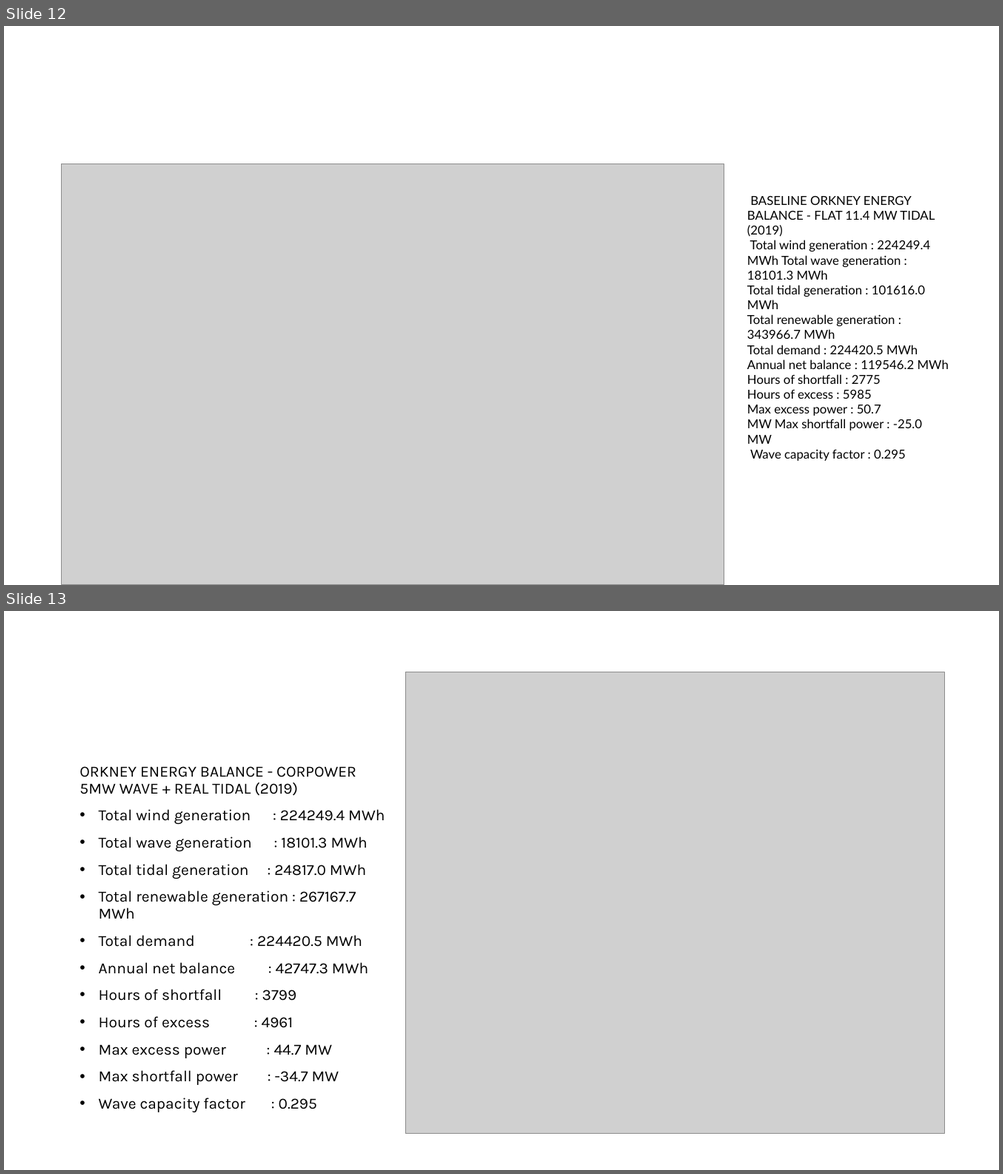
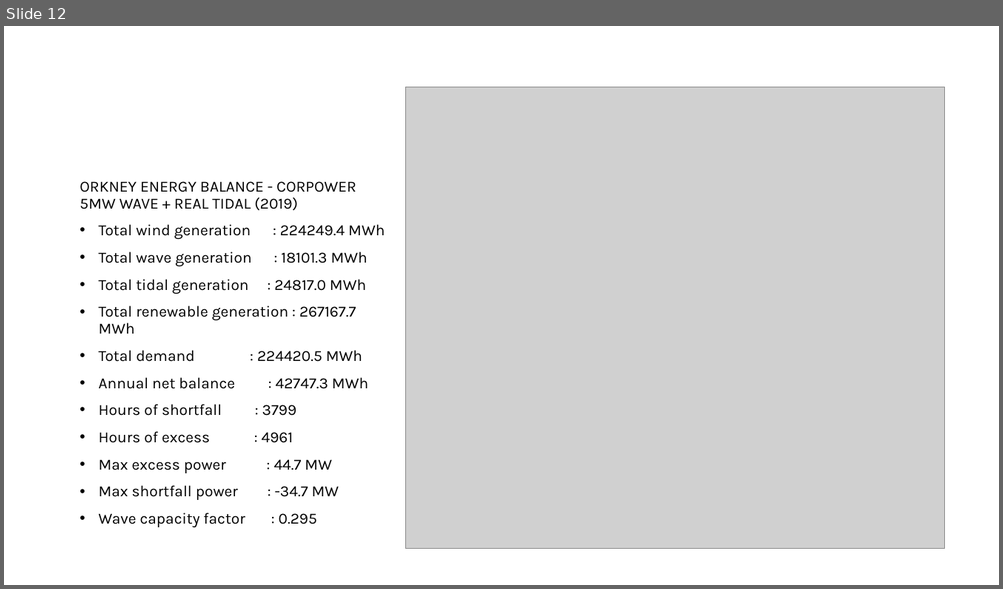
Before and after one commit to KingsleyDissertation/dres, a slide deck: my_data/outputs/Presentation_Dissertation_.pptx. Shown one above the other, each under a label of ours: slides 12 and 13 before the commit, slide 12 after it. The pictures are 1003x1174 and 1003x589 pixels, drawn with LibreOffice and Linux fonts; fonts in the diff are those of the drawing; grey boxes stand for pictures. Boxes give left, top, right and bottom in pixels: in the first picture for what was removed or moved away, otherwise in the second. Text is boxed around its words. In the diff, an @@ line names an element or a change of style, - is before the commit and + after.

Commit message:
save

```diff
--- a/my_data/outputs/Presentation_Dissertation_.pptx
+++ b/my_data/outputs/Presentation_Dissertation_.pptx
@@ slide 12 removed at (4, 26, 999, 585), background #FFFFFF @@
@@ picture removed at (62, 164, 724, 585) @@
@@ text removed at (747, 196, 948, 461) @@
-BASELINE ORKNEY ENERGY BALANCE - FLAT 11.4 MW TIDAL (2019)
-Total wind generation : 224249.4 MWh Total wave generation : 18101.3 MWh
-Total tidal generation : 101616.0 MWh
-Total renewable generation : 343966.7 MWh
-Total demand : 224420.5 MWh
-Annual net balance : 119546.2 MWh
-Hours of shortfall : 2775
-Hours of excess : 5985
-Max excess power : 50.7
-MW Max shortfall power : -25.0 MW
-Wave capacity factor : 0.295
@@ what was slide 13 is now slide 12 @@
```
